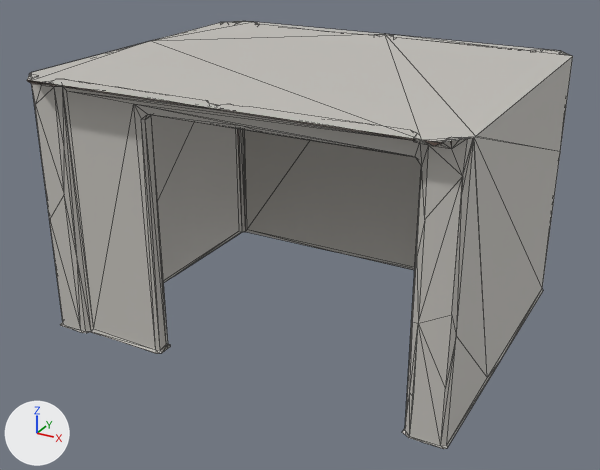
A saved change to the glTF model docs/univers/archipeo/batiments/modeles/6e-batiment-atelier-de-pince/etape-1.glb.
One viewpoint serves both versions: a 50 mm camera at (0.752, -1.407, 0.868) aimed at (0.0, -0.041, 0.185). Lighting does not change. The marker at lower left points along +X, +Y and +Z. The first picture is the older version. Mesh edges are drawn as thin lines. Vertices at exactly the same position are counted once.

Names of what the first picture shows: 'geometry_0'.
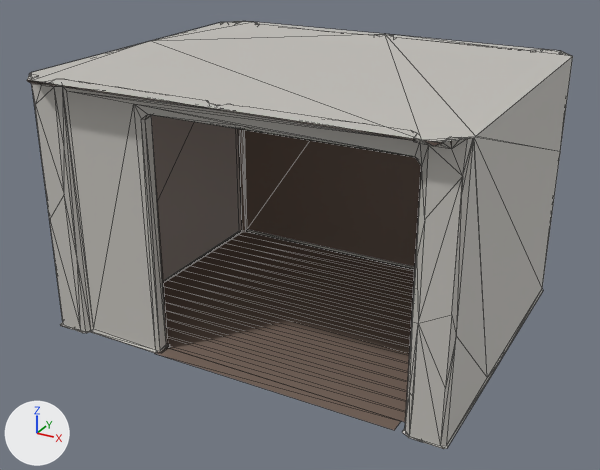
The edits, one by one:
me_geometry_0 is used by ob_geometry_0; location (0.0, 0.0, 0.0).
me_geometry_0 had 427 vertices, 647 faces and spanned x -0.417..0.428, y -0.359..0.363, z 0.0..0.528.
me_geometry_0 now has 475 vertices, 756 faces and spans x -0.417..0.428, y -0.359..0.363, z 0.0..0.528.
me_geometry_0 part 1: a new loose piece of 40 vertices spanning x -0.349..0.365, y -0.289..0.276, z 0.003, in mat_defaultmaterial.
Part 2, on me_geometry_0:
17 faces are deleted.
8 vertices are added at x -0.349..0.365, y -0.319..0.335, z 0.003.
88 new faces join them.
me_geometry_0 part 3: 78 kept faces spanning x -0.347..0.366, y -0.342..0.281, z 0.0..0.528 get new vertex colours; the middle colour goes from light grey #c5c2bc to brown #837166.
Other edits to the shape of me_geometry_0 do not show in these pictures.

Where the change shows, as pixel boxes (x1, y1, x2, y2) in the pictures (600 x 470 px):
part 1 of me_geometry_0, added (brown)
    after: (164, 231, 415, 422)
part 2 of me_geometry_0, built on
    before: (239, 129, 330, 251)
    after: (155, 129, 401, 430)
part 3 of me_geometry_0, recoloured (darker)
    both: (151, 115, 421, 347)
